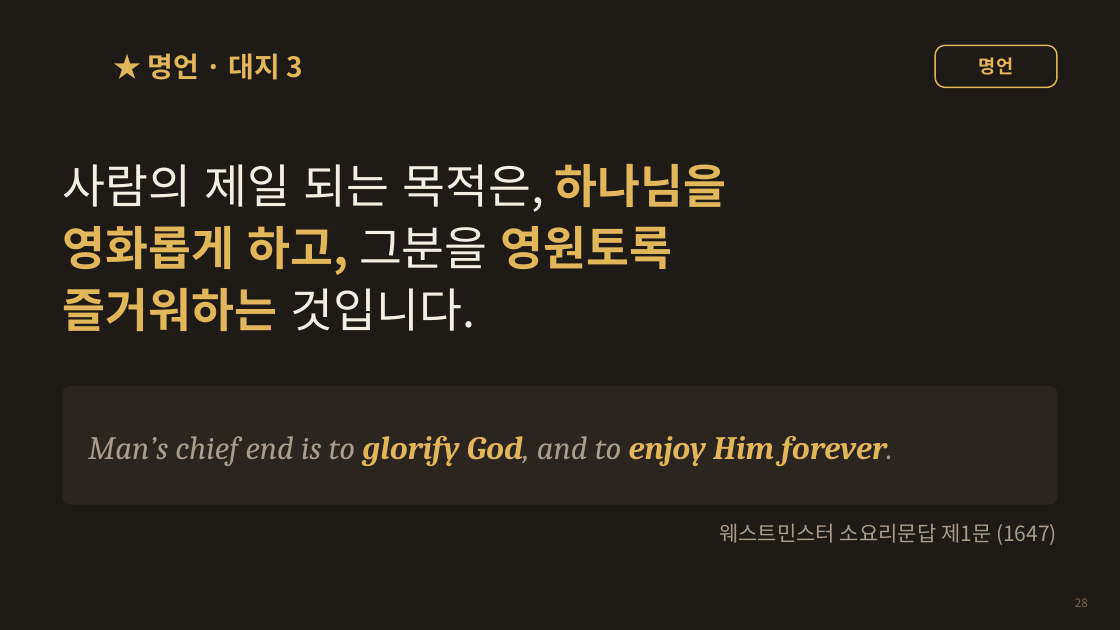
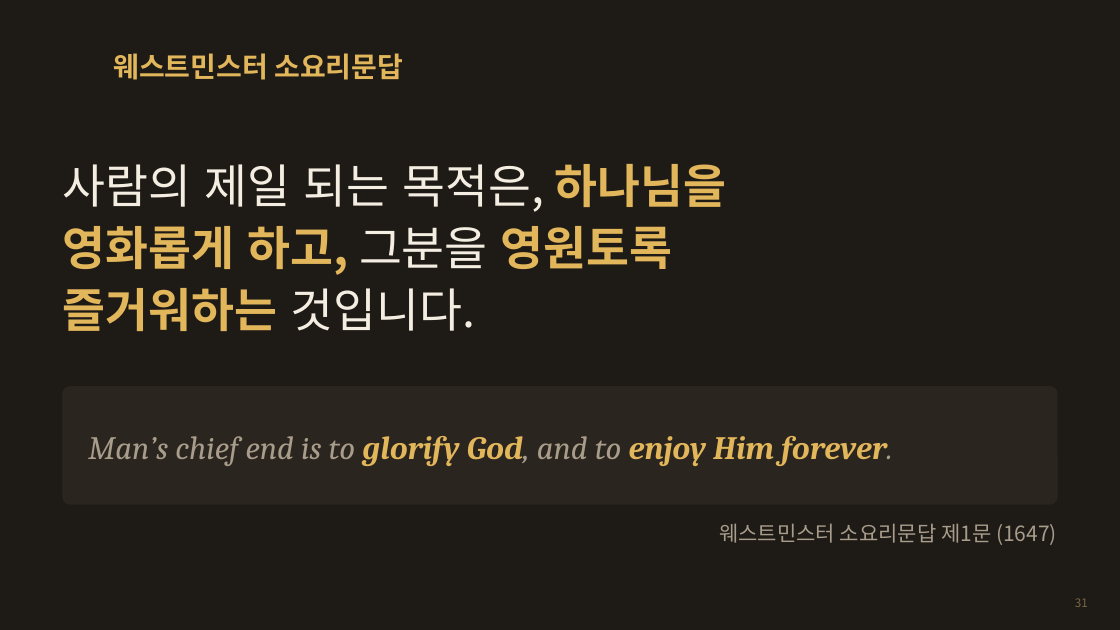
Before and after one commit to chleesarang/cys-terminal-javis, a slide deck: slide 31 of docs/sermons/ruth-naomi-hapdok.pptx (slide 28 before the commit). Drawn at 1120x630 pixels with LibreOffice and Linux fonts; fonts in the diff are those of the drawing; background and template pictures are left out. Boxes give left, top, right and bottom in pixels: in the first picture for what was removed or moved away, otherwise in the second. Text is boxed around its words. In the diff, an @@ line names an element or a change of style, - is before the commit and + after.

```diff
--- a/docs/sermons/ruth-naomi-hapdok.pptx
+++ b/docs/sermons/ruth-naomi-hapdok.pptx
@@ title added at bbox=[113, 53, 403, 80], 24 pt, text #E2B65A, bold @@
+웨스트민스터 소요리문답
@@ title removed at bbox=[148, 53, 303, 80] @@
-★ 명언 · 대지 3
@@ rounded rectangle removed at bbox=[935, 45, 1057, 87] @@
-명언
@@ page number at bbox=[1075, 598, 1088, 607]: text changed @@
-28
+31
```
Also in this commit, not shown: 37 other slides changed, 7 slides added, 2 slides removed, 2 other files.
